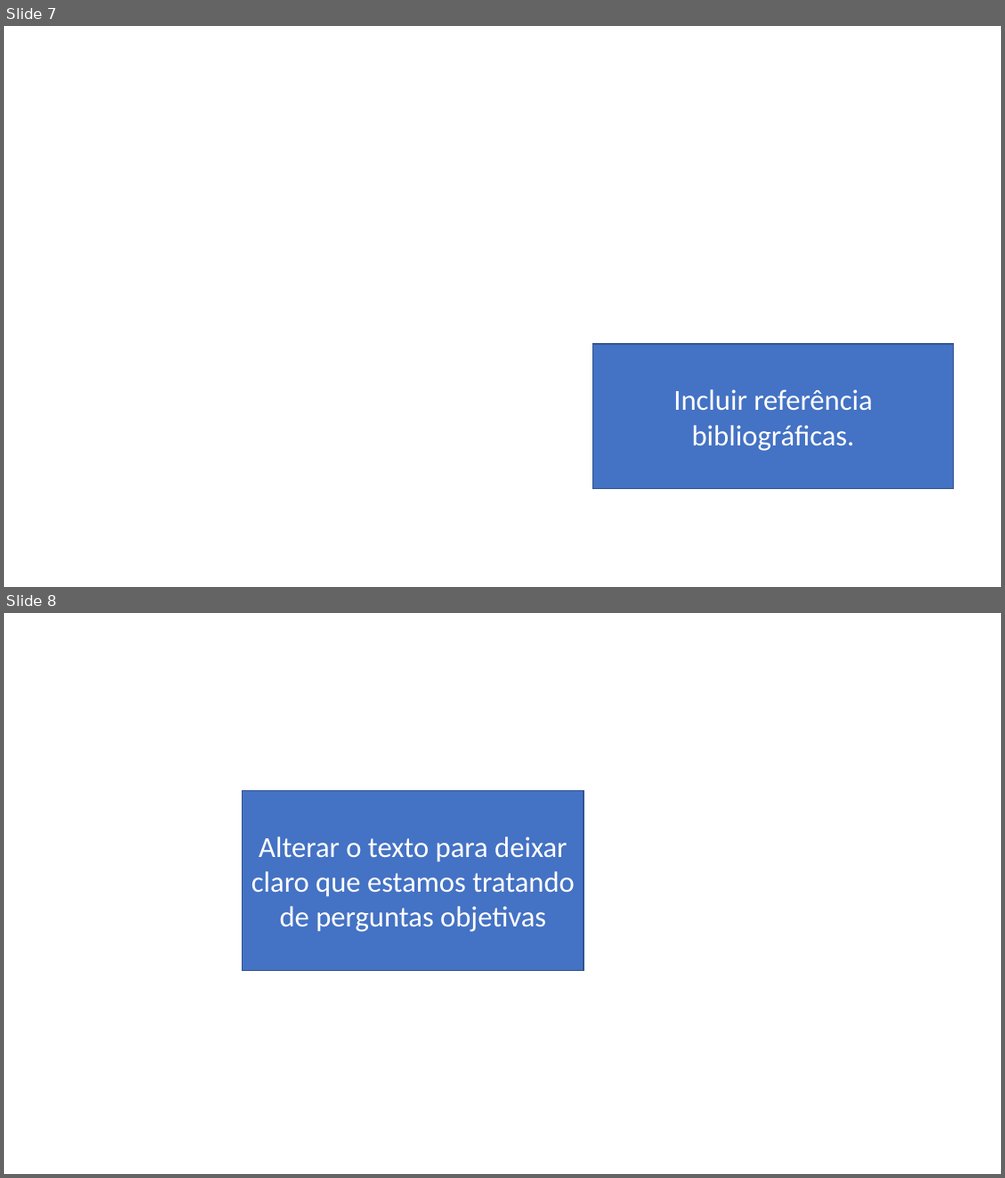
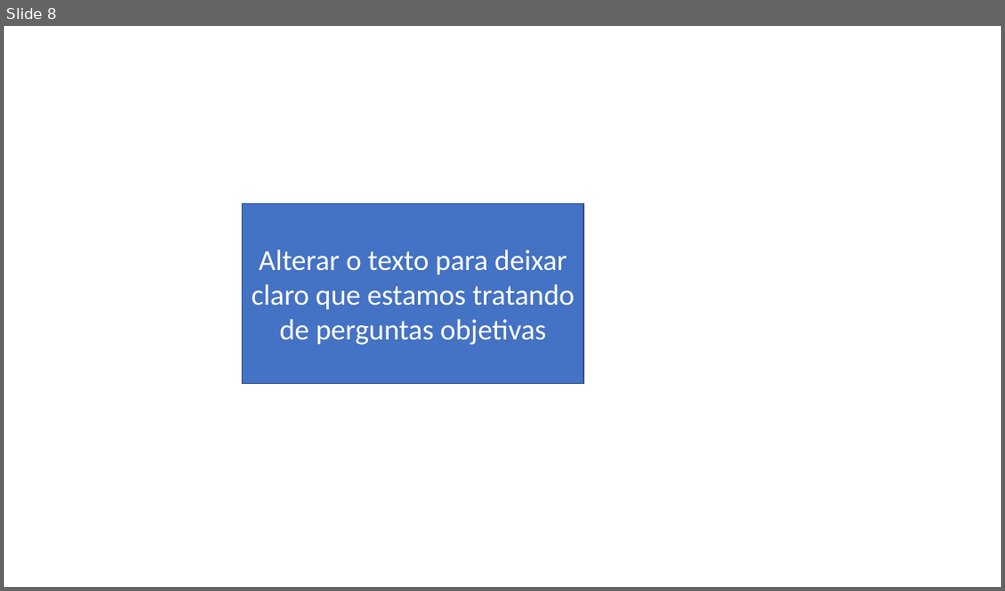
Before and after one commit to rnappi/ftt-tcc, a slide deck: apresentacao/apresentacao.pptx. Shown one above the other, each under a label of ours: slides 7 and 8 before the commit, slide 8 after it. The pictures are 1005x1178 and 1005x591 pixels, drawn with LibreOffice and Linux fonts; fonts in the diff are those of the drawing; background and template pictures are left out. Boxes give left, top, right and bottom in pixels: in the first picture for what was removed or moved away, otherwise in the second. Text is boxed around its words. In the diff, an @@ line names an element or a change of style, - is before the commit and + after.

```diff
--- a/apresentacao/apresentacao.pptx
+++ b/apresentacao/apresentacao.pptx
@@ slide 7 removed at box(4, 26, 1001, 587), background picture (left out) @@
@@ rectangle removed at box(593, 344, 953, 489) @@
-Incluir referência bibliográficas.
```
Also in this commit, not shown: 4 slides added, 3 other slides removed, 12 other files.
